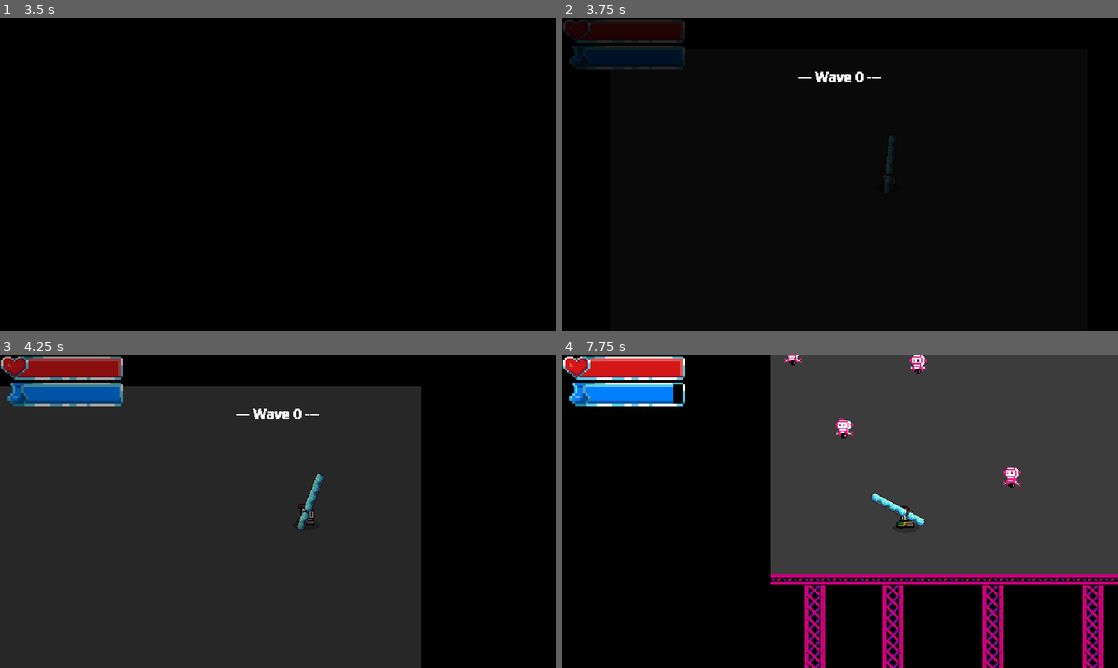
Above: before the commit, frames 1-4 (two rows, left to right).
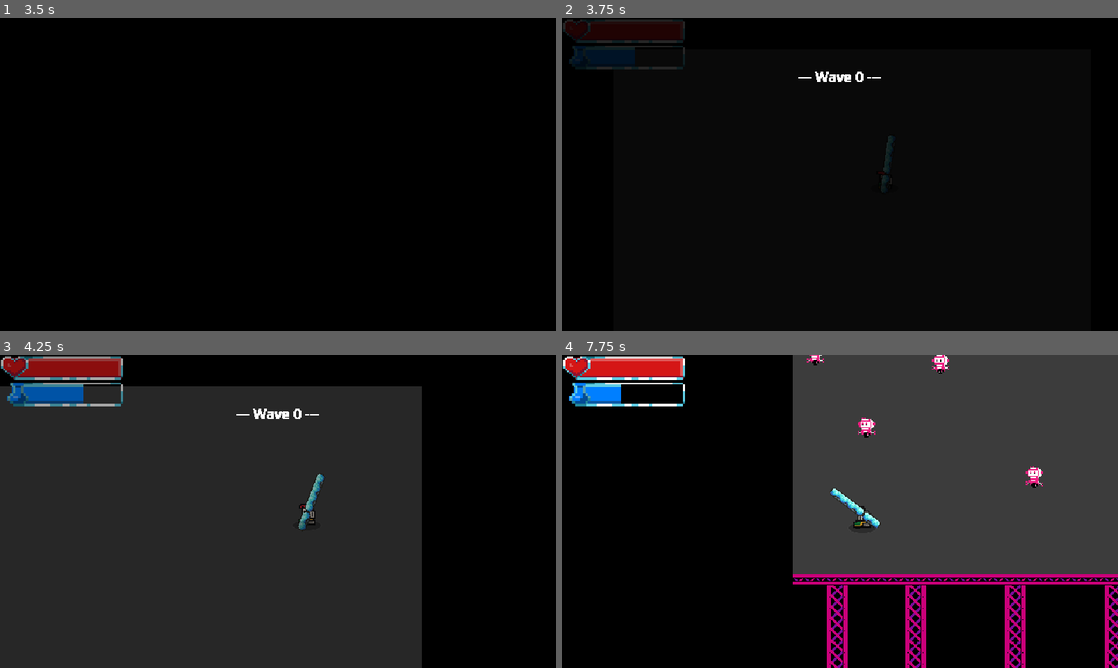
Above: after the commit, the same moments.

Repository: LicoRyte/PSCP--NoIWasTheJudge
Game: Godot game, scene res://Scene/Game Scene/main_menu.tscn
Two runs of this game, one before a commit and one after it. Both use one fixed random seed, a clock stepped at 60 frames per second and the inputs below.
Inputs (mouse positions are in pixels of both pictures, inside the frame that each line leads up to):
- Up to frame 1 (3.5 s): click "Start game" at 0.5 s; click "Start game" at 1.25 s; tap Enter at 2 s; move the mouse to (400, 158) at 2.02 s; hold D (Right) 2.03-2.78 s; tap Shift (Dash) at 2.1, 3.05 s; click (400, 158) at 2.17 s; tap E (dash, bound only after the commit) at 2.3, 2.85 s; move the mouse to (166, 190) at 2.77 s; hold S (Down) from 2.78 s (still down)
- Up to frame 2 (3.75 s): tap Space (Space) at 3.5 s; move the mouse to (895, 105) at 3.52 s; release S (Down) at 3.53 s; hold D (Right) from 3.53 s (still down); tap Shift (Dash) at 3.6 s
- Up to frame 3 (4.25 s): keep holding D (Right); tap E (dash, bound only after the commit) at 3.8 s
- Up to frame 4 (7.75 s): move the mouse to (812, 574) at 4.27 s; release D (Right) at 4.28 s; hold W (Up) 4.28-5.03 s; click (812, 574) at 4.35 s; tap Shift (Dash) at 4.55, 6.05, 7.55 s; move the mouse to (1006, 558) at 5.02 s; hold A (Left) 5.03-6.53 s; tap R (Relode) at 5.1 s; tap E (dash, bound only after the commit) at 5.3, 6.8, 7.35 s; move the mouse to (673, 464) at 5.77 s; tap Space (Space) at 5.85 s; move the mouse to (867, 511) at 6.52 s; hold S (Down) 6.53-7.28 s; tap J (spawn_mob) at 6.6 s; click (867, 511) at 6.67 s; move the mouse to (756, 433) at 7.27 s; hold D (Right) from 7.28 s (still down)

Frame 1 is identical in both runs. In frame 2, 0.5% of the frame differs, in the area x 13-60%, y 9-55%; in frame 3, 0.7%; in frame 4, 10%, in the area x 10-100%, y 0-100%.

Commit message:
guide_something_dash

Diff:
--- /dev/null
+++ b/Scene/Basehitbox.tscn
@@ -0,0 +1,11 @@
+[gd_scene load_steps=3 format=3 uid="uid://bql8nsun3ygru"]
+
+[ext_resource type="Script" path="res://Base/BaseHitbox.gd" id="1_4fxgs"]
+
+[sub_resource type="RectangleShape2D" id="RectangleShape2D_xxps6"]
+
+[node name="Area2D" type="Area2D"]
+script = ExtResource("1_4fxgs")
+
+[node name="Hitbox" type="CollisionShape2D" parent="."]
+shape = SubResource("RectangleShape2D_xxps6")
--- /dev/null
+++ b/Scene/Player.tscn
@@ -0,0 +1,303 @@
+[gd_scene load_steps=40 format=3 uid="uid://dn3uu22wcu0xn"]
+
+[ext_resource type="Script" path="res://Scripts/Player State/player.gd" id="1_inyuv"]
+[ext_resource type="Script" path="res://Base/state_machine.gd" id="2_3eeal"]
+[ext_resource type="PackedScene" uid="uid://cpr40bw0gbsp5" path="res://Scene/Gun & Bullet/gun.tscn" id="2_7dww1"]
+[ext_resource type="Texture2D" path="res://Old_asset/sprites/knight.png" id="2_jriwm"]
+[ext_resource type="Script" path="res://Scripts/Player State/run.gd" id="3_jvxg0"]
+[ext_resource type="Script" path="res://Scripts/Player State/idle.gd" id="3_mud5u"]
+[ext_resource type="Script" path="res://Scripts/Gun & Bullet/gun.gd" id="4_6q824"]
+[ext_resource type="Script" path="res://Scripts/Player State/jump.gd" id="5_fvocf"]
+[ext_resource type="Script" path="res://Scripts/Player State/killed.gd" id="6_pmp2f"]
+[ext_resource type="Script" path="res://Scripts/Player State/stunned.gd" id="7_3pik8"]
+[ext_resource type="Script" path="res://Scripts/Player State/shoot.gd" id="8_adgam"]
+[ext_resource type="Script" path="res://Scripts/Player State/punch.gd" id="9_g1hv4"]
+[ext_resource type="Script" path="res://Scripts/Player State/dash.gd" id="10_inyuv"]
+[ext_resource type="Script" path="res://Scripts/Player State/unarm.gd" id="10_liw1m"]
+
+[sub_resource type="RectangleShape2D" id="RectangleShape2D_j8lcb"]
+size = Vector2(24, 35)
+
+[sub_resource type="Gradient" id="Gradient_7dww1"]
+offsets = PackedFloat32Array(0, 0.56, 0.62, 0.9866667)
+colors = PackedColorArray(0, 0, 0, 1, 0, 0, 0, 1, 1, 1, 1, 0, 0, 0, 0, 0)
+
+[sub_resource type="GradientTexture2D" id="GradientTexture2D_inyuv"]
+gradient = SubResource("Gradient_7dww1")
+fill = 1
+fill_from = Vector2(0.47196263, 0.50934577)
+
+[sub_resource type="AtlasTexture" id="AtlasTexture_7dww1"]
+atlas = ExtResource("2_jriwm")
+region = Rect2(0, 0, 32, 32)
+
+[sub_resource type="AtlasTexture" id="AtlasTexture_inyuv"]
+atlas = ExtResource("2_jriwm")
+region = Rect2(32, 0, 32, 32)
+
+[sub_resource type="AtlasTexture" id="AtlasTexture_6q824"]
+atlas = ExtResource("2_jriwm")
+region = Rect2(64, 0, 32, 32)
+
+[sub_resource type="AtlasTexture" id="AtlasTexture_c7h21"]
+atlas = ExtResource("2_jriwm")
+region = Rect2(96, 0, 32, 32)
+
+[sub_resource type="AtlasTexture" id="AtlasTexture_xqgwv"]
+atlas = ExtResource("2_jriwm")
+region = Rect2(64, 160, 32, 32)
+
+[sub_resource type="AtlasTexture" id="AtlasTexture_jriwm"]
+atlas = ExtResource("2_jriwm")
+region = Rect2(0, 64, 32, 32)
+
+[sub_resource type="AtlasTexture" id="AtlasTexture_eol6p"]
+atlas = ExtResource("2_jriwm")
+region = Rect2(32, 64, 32, 32)
+
+[sub_resource type="AtlasTexture" id="AtlasTexture_q3xbo"]
+atlas = ExtResource("2_jriwm")
+region = Rect2(64, 64, 32, 32)
+
+[sub_resource type="AtlasTexture" id="AtlasTexture_parcb"]
+atlas = ExtResource("2_jriwm")
+region = Rect2(96, 64, 32, 32)
+
+[sub_resource type="AtlasTexture" id="AtlasTexture_4b564"]
+atlas = ExtResource("2_jriwm")
+region = Rect2(128, 64, 32, 32)
+
+[sub_resource type="AtlasTexture" id="AtlasTexture_g743h"]
+atlas = ExtResource("2_jriwm")
+region = Rect2(160, 64, 32, 32)
+
+[sub_resource type="AtlasTexture" id="AtlasTexture_wd545"]
+atlas = ExtResource("2_jriwm")
+region = Rect2(192, 64, 32, 32)
+
+[sub_resource type="AtlasTexture" id="AtlasTexture_e3d6m"]
+atlas = ExtResource("2_jriwm")
+region = Rect2(224, 64, 32, 32)
+
+[sub_resource type="AtlasTexture" id="AtlasTexture_oi07u"]
+atlas = ExtResource("2_jriwm")
+region = Rect2(0, 96, 32, 32)
+
+[sub_resource type="AtlasTexture" id="AtlasTexture_3su45"]
+atlas = ExtResource("2_jriwm")
+region = Rect2(32, 96, 32, 32)
+
+[sub_resource type="AtlasTexture" id="AtlasTexture_lbaqs"]
+atlas = ExtResource("2_jriwm")
+region = Rect2(64, 96, 32, 32)
+
+[sub_resource type="AtlasTexture" id="AtlasTexture_ds1xm"]
+atlas = ExtResource("2_jriwm")
+region = Rect2(96, 96, 32, 32)
+
+[sub_resource type="AtlasTexture" id="AtlasTexture_55jmu"]
+atlas = ExtResource("2_jriwm")
+region = Rect2(128, 96, 32, 32)
+
+[sub_resource type="AtlasTexture" id="AtlasTexture_mymiu"]
+atlas = ExtResource("2_jriwm")
+region = Rect2(160, 96, 32, 32)
+
+[sub_resource type="AtlasTexture" id="AtlasTexture_7yuuv"]
+atlas = ExtResource("2_jriwm")
+region = Rect2(192, 96, 32, 32)
+
+[sub_resource type="AtlasTexture" id="AtlasTexture_2mnku"]
+atlas = ExtResource("2_jriwm")
+region = Rect2(224, 96, 32, 32)
+
+[sub_resource type="SpriteFrames" id="SpriteFrames_j8lcb"]
+animations = [{
+"frames": [{
+"duration": 1.0,
+"texture": SubResource("AtlasTexture_7dww1")
+}, {
+"duration": 1.0,
+"texture": SubResource("AtlasTexture_inyuv")
+}, {
+"duration": 1.0,
+"texture": SubResource("AtlasTexture_6q824")
+}, {
+"duration": 1.0,
+"texture": SubResource("AtlasTexture_c7h21")
+}],
+"loop": true,
+"name": &"Idle",
+"speed": 10.0
+}, {
+"frames": [{
+"duration": 1.0,
+"texture": SubResource("AtlasTexture_xqgwv")
+}],
+"loop": true,
+"name": &"jump",
+"speed": 5.0
+}, {
+"frames": [{
+"duration": 1.0,
+"texture": SubResource("AtlasTexture_jriwm")
+}, {
+"duration": 1.0,
+"texture": SubResource("AtlasTexture_eol6p")
+}, {
+"duration": 1.0,
+"texture": SubResource("AtlasTexture_q3xbo")
+}, {
+"duration": 1.0,
+"texture": SubResource("AtlasTexture_parcb")
+}, {
+"duration": 1.0,
+"texture": SubResource("AtlasTexture_4b564")
+}, {
+"duration": 1.0,
+"texture": SubResource("AtlasTexture_g743h")
+}, {
+"duration": 1.0,
+"texture": SubResource("AtlasTexture_wd545")
+}, {
+"duration": 1.0,
+"texture": SubResource("AtlasTexture_e3d6m")
+}, {
+"duration": 1.0,
+"texture": SubResource("AtlasTexture_oi07u")
+}, {
+"duration": 1.0,
+"texture": SubResource("AtlasTexture_3su45")
+}, {
+"duration": 1.0,
+"texture": SubResource("AtlasTexture_lbaqs")
+}, {
+"duration": 1.0,
+"texture": SubResource("AtlasTexture_ds1xm")
+}, {
+"duration": 1.0,
+"texture": SubResource("AtlasTexture_55jmu")
+}, {
+"duration": 1.0,
+"texture": SubResource("AtlasTexture_mymiu")
+}, {
+"duration": 1.0,
+"texture": SubResource("AtlasTexture_7yuuv")
+}, {
+"duration": 1.0,
+"texture": SubResource("AtlasTexture_2mnku")
+}],
+"loop": true,
+"name": &"run",
+"speed": 10.0
+}]
+
+[node name="Player" type="CharacterBody2D"]
+collision_layer = 3
+script = ExtResource("1_inyuv")
+max_stamina = 75.0
+
+[node name="Camera2D" type="Camera2D" parent="."]
+ignore_rotation = false
+
+[node name="Hitbox" type="CollisionShape2D" parent="."]
+light_mask = 9
+visibility_layer = 9
+position = Vector2(-1, 5.5)
+shape = SubResource("RectangleShape2D_j8lcb")
+
+[node name="Shadow" type="Sprite2D" parent="."]
+modulate = Color(1, 1, 1, 0.25882354)
+position = Vector2(0, 21)
+scale = Vector2(0.75, 0.28125003)
+texture = SubResource("GradientTexture2D_inyuv")
+
+[node name="AnimatedSprite2D" type="AnimatedSprite2D" parent="."]
+position = Vector2(0, 1)
+scale = Vector2(1.8125, 1.8125)
+sprite_frames = SubResource("SpriteFrames_j8lcb")
+animation = &"jump"
+autoplay = "Idle"
+
+[node name="gun" parent="AnimatedSprite2D" instance=ExtResource("2_7dww1")]
+script = ExtResource("4_6q824")
+
+[node name="StateMachine_MM" type="Node" parent="." node_paths=PackedStringArray("starting_state")]
+script = ExtResource("2_3eeal")
+starting_state = NodePath("Idle")
+
+[node name="Idle" type="Node" parent="StateMachine_MM" node_paths=PackedStringArray("run_state", "jump_state", "killed_state", "stunned_state", "dash_state")]
+script = ExtResource("3_mud5u")
+run_state = NodePath("../Run")
+jump_state = NodePath("../Jump")
+killed_state = NodePath("../Killed")
+stunned_state = NodePath("../Stunned")
+dash_state = NodePath("../Dash")
+
+[node name="Run" type="Node" parent="StateMachine_MM" node_paths=PackedStringArray("idle_state", "jump_state", "killed_state", "stunned_state", "dash_state")]
+script = ExtResource("3_jvxg0")
+idle_state = NodePath("../Idle")
+jump_state = NodePath("../Jump")
+killed_state = NodePath("../Killed")
+stunned_state = NodePath("../Stunned")
+dash_state = NodePath("../Dash")
+
+[node name="Jump" type="Node" parent="StateMachine_MM" node_paths=PackedStringArray("idle_state", "run_state", "killed_state", "stunned_state", "dash_state")]
+script = ExtResource("5_fvocf")
+idle_state = NodePath("../Idle")
+run_state = NodePath("../Run")
+killed_state = NodePath("../Killed")
+stunned_state = NodePath("../Stunned")
+dash_state = NodePath("../Dash")
+
+[node name="Killed" type="Node" parent="StateMachine_MM" node_paths=PackedStringArray("idle_state", "run_state", "jump_state", "stunned_state", "dash_state")]
+script = ExtResource("6_pmp2f")
+idle_state = NodePath("../Idle")
+run_state = NodePath("../Run")
+jump_state = NodePath("../Jump")
+stunned_state = NodePath("../Stunned")
+dash_state = NodePath("../Dash")
+
+[node name="Stunned" type="Node" parent="StateMachine_MM" node_paths=PackedStringArray("idle_state", "run_state", "jump_state", "killed_state", "dash_state")]
+script = ExtResource("7_3pik8")
+idle_state = NodePath("../Idle")
+run_state = NodePath("../Run")
+jump_state = NodePath("../Jump")
+killed_state = NodePath("../Killed")
+dash_state = NodePath("../Dash")
+
+[node name="Dash" type="Node" parent="StateMachine_MM" node_paths=PackedStringArray("idle_state", "run_state", "jump_state", "killed_state", "stunned_state")]
+script = ExtResource("10_inyuv")
+idle_state = NodePath("../Idle")
+run_state = NodePath("../Run")
+jump_state = NodePath("../Jump")
+killed_state = NodePath("../Killed")
+stunned_state = NodePath("../Stunned")
+
+[node name="StateMachine_AT" type="Node" parent="." node_paths=PackedStringArray("starting_state")]
+script = ExtResource("2_3eeal")
+starting_state = NodePath("Unarm")
+
+[node name="Shoot" type="Node" parent="StateMachine_AT" node_paths=PackedStringArray("punch_state", "unarm_state")]
+script = ExtResource("8_adgam")
+punch_state = NodePath("../Punch")
+unarm_state = NodePath("../Unarm")
+
+[node name="Punch" type="Node" parent="StateMachine_AT" node_paths=PackedStringArray("shoot_state", "unarm_state")]
+script = ExtResource("9_g1hv4")
+shoot_state = NodePath("../Shoot")
+unarm_state = NodePath("../Unarm")
+
+[node name="Unarm" type="Node" parent="StateMachine_AT" node_paths=PackedStringArray("punch_state", "shoot_state")]
+script = ExtResource("10_liw1m")
+punch_state = NodePath("../Punch")
+shoot_state = NodePath("../Shoot")
+
+[node name="ranged_root" type="Node2D" parent="."]
+
+[node name="melee_root" type="Node2D" parent="."]
+
+[node name="CardContainer" type="Node" parent="."]
+
+[connection signal="child_entered_tree" from="CardContainer" to="." method="_on_card_container_child_entered_tree"]
+[connection signal="child_exiting_tree" from="CardContainer" to="." method="_on_card_container_child_exiting_tree"]
--- /dev/null
+++ b/Scene/boss_chotibot.tscn
@@ -0,0 +1,194 @@
+[gd_scene load_steps=15 format=3 uid="uid://c5sai3r2uytkb"]
+
+[ext_resource type="Script" path="res://Scripts/Boss/Chotibot.gd" id="1_i6xj8"]
+[ext_resource type="Texture2D" path="res://pic/Art Asset/GuideHEad.png" id="2_5y0h1"]
+[ext_resource type="Texture2D" path="res://pic/Art Asset/handleft.png" id="2_ainwb"]
+[ext_resource type="Texture2D" path="res://pic/Art Asset/handright.png" id="4_ainwb"]
+
+[sub_resource type="RectangleShape2D" id="RectangleShape2D_i6xj8"]
+size = Vector2(113, 165)
+
+[sub_resource type="Animation" id="Animation_ainwb"]
+resource_name = "Idle"
+length = 2.0
+loop_mode = 1
+tracks/0/type = "value"
+tracks/0/imported = false
+tracks/0/enabled = true
+tracks/0/path = NodePath("Node2D/handright:position")
+tracks/0/interp = 1
+tracks/0/loop_wrap = true
+tracks/0/keys = {
+"times": PackedFloat32Array(0, 1),
+"transitions": PackedFloat32Array(1, 1.0000001),
+"update": 0,
+"values": [Vector2(-14.999996, 75), Vector2(-80, 32.00001)]
+}
+tracks/1/type = "value"
+tracks/1/imported = false
+tracks/1/enabled = true
+tracks/1/path = NodePath("Node2D/handleft:position")
+tracks/1/interp = 1
+tracks/1/loop_wrap = true
+tracks/1/keys = {
+"times": PackedFloat32Array(0, 1),
+"transitions": PackedFloat32Array(1, 1.0000004),
+"update": 0,
+"values": [Vector2(34, 31.000011), Vector2(84, 73)]
+}
+tracks/2/type = "value"
+tracks/2/imported = false
+tracks/2/enabled = true
+tracks/2/path = NodePath("Node2D/head:rotation")
+tracks/2/interp = 1
+tracks/2/loop_wrap = true
+tracks/2/keys = {
+"times": PackedFloat32Array(0, 0.96666664),
+"transitions": PackedFloat32Array(1, 1.0000001),
+"update": 0,
+"values": [0.0, 0.26208445]
+}
+tracks/3/type = "value"
+tracks/3/imported = false
+tracks/3/enabled = true
+tracks/3/path = NodePath("Node2D:position")
+tracks/3/interp = 1
+tracks/3/loop_wrap = true
+tracks/3/keys = {
+"times": PackedFloat32Array(0, 0.96666664),
+"transitions": PackedFloat32Array(1, 1),
+"update": 0,
+"values": [Vector2(0, 0), Vector2(0, -23)]
+}
+
+[sub_resource type="Animation" id="Animation_jrp62"]
+length = 0.001
+tracks/0/type = "value"
+tracks/0/imported = false
+tracks/0/enabled = true
+tracks/0/path = NodePath("Node2D/handright:position")
+tracks/0/interp = 1
+tracks/0/loop_wrap = true
+tracks/0/keys = {
+"times": PackedFloat32Array(0),
+"transitions": PackedFloat32Array(1),
+"update": 0,
+"values": [Vector2(-14.999996, 75)]
+}
+tracks/1/type = "value"
+tracks/1/imported = false
+tracks/1/enabled = true
+tracks/1/path = NodePath("Node2D/handleft:position")
+tracks/1/interp = 1
+tracks/1/loop_wrap = true
+tracks/1/keys = {
+"times": PackedFloat32Array(0),
+"transitions": PackedFloat32Array(1),
+"update": 0,
+"values": [Vector2(34, 31.000011)]
+}
+tracks/2/type = "value"
+tracks/2/imported = false
+tracks/2/enabled = true
+tracks/2/path = NodePath("Node2D/head:rotation")
+tracks/2/interp = 1
+tracks/2/loop_wrap = true
+tracks/2/keys = {
+"times": PackedFloat32Array(0),
+"transitions": PackedFloat32Array(1),
+"update": 0,
+"values": [0.0]
+}
+tracks/3/type = "value"
+tracks/3/imported = false
+tracks/3/enabled = true
+tracks/3/path = NodePath("Node2D:position")
+tracks/3/interp = 1
+tracks/3/loop_wrap = true
+tracks/3/keys = {
+"times": PackedFloat32Array(0),
+"transitions": PackedFloat32Array(1),
+"update": 0,
+"values": [Vector2(0, 0)]
+}
+
+[sub_resource type="AnimationLibrary" id="AnimationLibrary_jrp62"]
+_data = {
+&"Idle": SubResource("Animation_ainwb"),
+&"RESET": SubResource("Animation_jrp62")
+}
+
+[sub_resource type="AtlasTexture" id="AtlasTexture_jrp62"]
+atlas = ExtResource("2_ainwb")
+region = Rect2(0, 0, 433, 577)
+
+[sub_resource type="SpriteFrames" id="SpriteFrames_0np8t"]
+animations = [{
+"frames": [{
+"duration": 1.0,
+"texture": SubResource("AtlasTexture_jrp62")
+}],
+"loop": true,
+"name": &"default",
+"speed": 5.0
+}]
+
+[sub_resource type="AtlasTexture" id="AtlasTexture_7l2h8"]
+atlas = ExtResource("2_5y0h1")
+region = Rect2(0, 0, 470, 388)
+
+[sub_resource type="SpriteFrames" id="SpriteFrames_ainwb"]
+animations = [{
+"frames": [{
+"duration": 1.0,
+"texture": SubResource("AtlasTexture_7l2h8")
+}],
+"loop": true,
+"name": &"default",
+"speed": 5.0
+}]
+
+[sub_resource type="AtlasTexture" id="AtlasTexture_ainwb"]
+atlas = ExtResource("4_ainwb")
+region = Rect2(0, 0, 433, 577)
+
+[sub_resource type="SpriteFrames" id="SpriteFrames_jrp62"]
+animations = [{
+"frames": [{
+"duration": 1.0,
+"texture": SubResource("AtlasTexture_ainwb")
+}],
+"loop": true,
+"name": &"default",
+"speed": 5.0
+}]
+
+[node name="Chotibot" type="CharacterBody2D"]
+script = ExtResource("1_i6xj8")
+
+[node name="CollisionShape2D" type="CollisionShape2D" parent="."]
+position = Vector2(-3, -16)
+shape = SubResource("RectangleShape2D_i6xj8")
+
+[node name="AnimationPlayer" type="AnimationPlayer" parent="."]
+libraries = {
+&"": SubResource("AnimationLibrary_jrp62")
+}
+
+[node name="Node2D" type="Node2D" parent="."]
+
+[node name="handleft" type="AnimatedSprite2D" parent="Node2D"]
+position = Vector2(34, 31.000011)
+scale = Vector2(0.30369517, 0.24696709)
+sprite_frames = SubResource("SpriteFrames_0np8t")
+
+[node name="head" type="AnimatedSprite2D" parent="Node2D"]
+position = Vector2(-13.5, -9.999985)
+scale = Vector2(0.47021276, 0.48969072)
+sprite_frames = SubResource("SpriteFrames_ainwb")
+flip_h = true
+
+[node name="handright" type="AnimatedSprite2D" parent="Node2D"]
+position = Vector2(-14.999996, 75)
+scale = Vector2(0.30369517, 0.24696709)
+sprite_frames = SubResource("SpriteFrames_jrp62")
--- a/Scripts/player/Player State/dash.gd
+++ b/Scripts/player/Player State/dash.gd
@@ -10,6 +10,7 @@
 var dash_time_left: float = 0.0
 var acceleration = 60
 var dash_damage := 50
+var dash_stamina_cost := 35
 
 var real_hitbox : HitboxComponent
 
@@ -17,11 +18,16 @@
 	call_deferred("_assign_hitbox")
 
 func enter():
+	if player.stamina_request(dash_stamina_cost):
+		player.change_stamina(-dash_stamina_cost)
+		player.animated_sprite_2d.play("dash")
+	else:
+		print("Not enough stamina to dash")
+		return idle_state
 	real_hitbox.set_immune(true)
 	hitbox.set_collision_mask_value(8, true)
 	hitbox.set_collision_layer_value(1, false)
 	player.is_dashing = true
-	player.change_stamina(-0)
 	#print("before_input_direction", player.last_input_direction)
 	player._dash_cd_left = player.dash_cooldown
 	player.can_dash = false
@@ -40,7 +46,6 @@
 
 	dash_time_left = player.dash_cooldown
 
-	player.animated_sprite_2d.play("dash")
 
 func exit():
 	real_hitbox.set_immune(false)
--- a/Scripts/player/Player State/idle.gd
+++ b/Scripts/player/Player State/idle.gd
@@ -12,6 +12,12 @@
 func exit():
 	pass
 func process_physics(delta: float) -> State:
+	var input_direction = Vector2(
+		Input.get_action_strength("Right") - Input.get_action_strength("Left"),
+		Input.get_action_strength("Down") - Input.get_action_strength("Up")
+	)
+	if input_direction:
+		return run_state
 	if player.is_died:
 		return killed_state
 	return null
@@ -19,22 +25,16 @@
 func process_input(event: InputEvent) -> State:
 
 	"""ตัวแปร ตรวจสอบว่า player ขยับไหม"""
-	var input_direction = Vector2(
-		Input.get_action_strength("Right") - Input.get_action_strength("Left"),
-		Input.get_action_strength("Down") - Input.get_action_strength("Up")
-	)
 
 	"""กระโดด"""
 	if Input.is_action_just_pressed("Space"):
 		return jump_state
 
 	"""dash"""
-	if Input.is_action_just_pressed("Dash") and player.can_dash:
+	if Input.is_action_just_pressed("Dash") and player.can_dash and player.stamina_request(player.dash_stamina_cost):
 		return dash_state
 
 	"""run"""
-	if input_direction:
-		return run_state
 
 	"""die"""
 
--- a/Scripts/player/Player State/jump.gd
+++ b/Scripts/player/Player State/jump.gd
@@ -86,9 +86,9 @@
 	return null
 
 func process_input(_event: InputEvent) -> State:
-	if Input.is_action_just_pressed("Dash") and player.can_dash:
+	if Input.is_action_just_pressed("Dash") and player.can_dash and player.stamina_request(player.dash_stamina_cost):
 		player.is_dashing = true
-		player.change_stamina(-0)
+		player.change_stamina(-player.dash_stamina_cost)
 		#print("before_input_direction", player.last_input_direction)
 		player._dash_cd_left = player.dash_cooldown
 		player.can_dash = false
--- a/Scripts/player/Player State/run.gd
+++ b/Scripts/player/Player State/run.gd
@@ -41,12 +41,14 @@
 		return jump_state
 
 	"""หยุด"""
-	if not player.velocity:
+	if not input_direction:
 		return idle_state
 
 	"""dash"""
-	if Input.is_action_just_pressed("Dash") and player.can_dash:
+	if Input.is_action_just_pressed("Dash") and player.can_dash and player.stamina_request(player.dash_stamina_cost):
 		return dash_state
+	else:
+		print("Not enough stamina to dash")
 
 	"""die"""
 	if player.is_died:
--- a/Scripts/player/player.gd
+++ b/Scripts/player/player.gd
@@ -13,6 +13,7 @@
 @export var dash_duration: float = 0.10
 @export var dash_cooldown: float = 0.15
 
+var dash_stamina_cost := 35
 var last_input_direction := Vector2(0,0)
 var _dash_cd_left: float = 0.0
 var is_dashing: bool = false
@@ -43,7 +44,7 @@
 			can_dash = true
 	"""regen stamina"""
 	if  current_stamina < max_stamina:
-		change_stamina(10 * delta)
+		change_stamina(13 * delta)
 func _physics_process(delta: float) -> void:
 	state_machine_mm.process_physics(delta)
 func _unhandled_input(event: InputEvent) -> void:
--- a/project.godot
+++ b/project.godot
@@ -92,6 +92,11 @@
 "events": [Object(InputEventKey,"resource_local_to_scene":false,"resource_name":"","device":-1,"window_id":0,"alt_press …(192 unchanged characters)…
 ]
 }
+dash={
+"deadzone": 0.2,
+"events": [Object(InputEventKey,"resource_local_to_scene":false,"resource_name":"","device":-1,"window_id":0,"alt_pressed":false,"shift_pressed":false,"ctrl_pressed":false,"meta_pressed":false,"pressed":false,"keycode":0,"physical_keycode":69,"key_label":0,"unicode":101,"location":0,"echo":false,"script":null)
+]
+}
 Dash={
 "deadzone": 0.2,
 "events": [Object(InputEventKey,"resource_local_to_scene":false,"resource_name":"","device":-1,"window_id":0,"alt_press …(195 unchanged characters)…
Not shown: 1 places in Scene/enemy/enemy.tscn that only renumber resources
